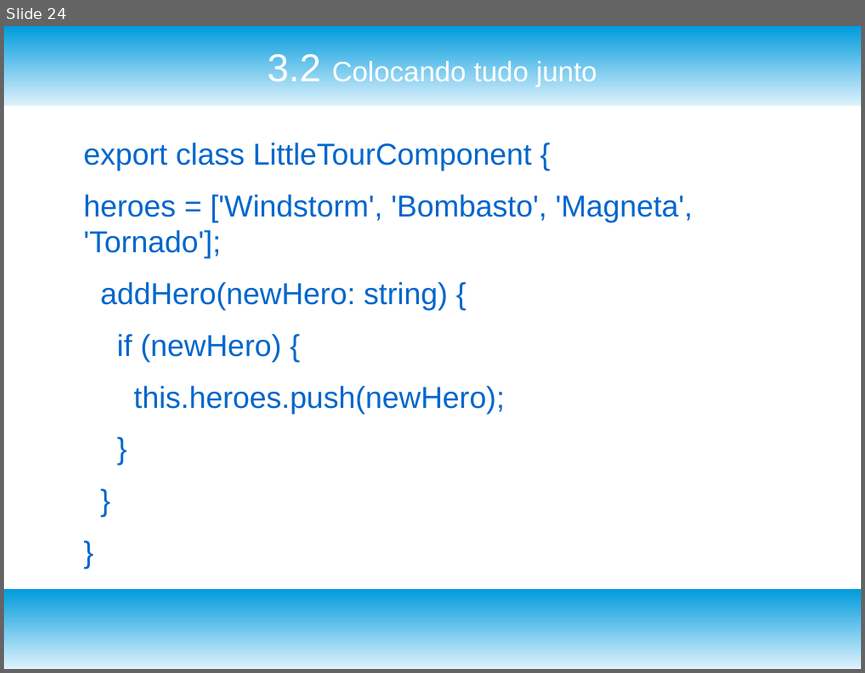
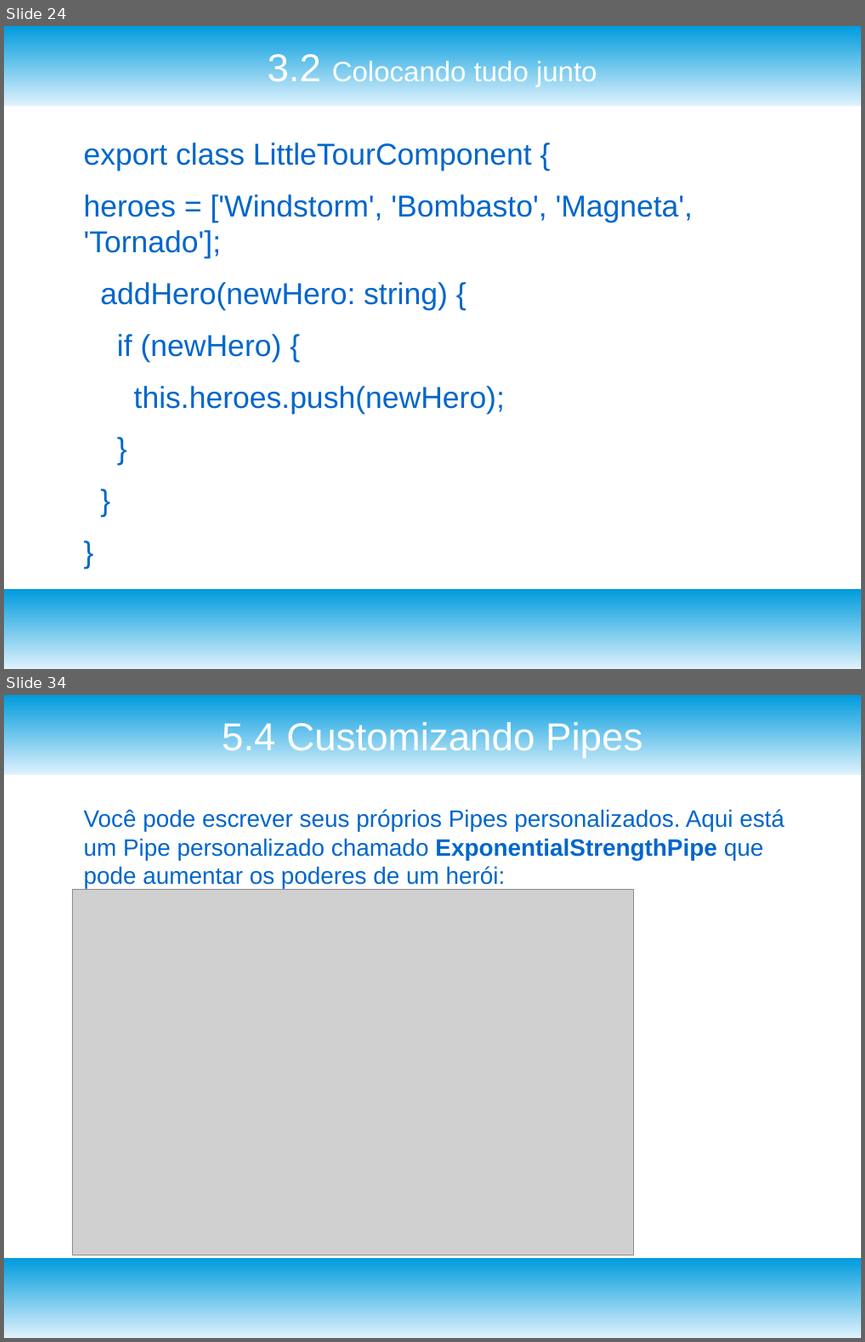
Before and after one commit to josivanribeiro/treinamentoangular, a slide deck: TreinamentoAngular_Aula_3.odp. Shown one above the other, each under a label of ours: slide 24 before the commit, slides 24 and 34 after it; the slides between them are not shown. The pictures are 865x673 and 865x1342 pixels, drawn with LibreOffice and Linux fonts; fonts in the diff are those of the drawing; grey boxes stand for pictures. Boxes give left, top, right and bottom in pixels: in the first picture for what was removed or moved away, otherwise in the second. Text is boxed around its words. In the diff, an @@ line names an element or a change of style, - is before the commit and + after.

```diff
--- a/TreinamentoAngular_Aula_3.odp
+++ b/TreinamentoAngular_Aula_3.odp
@@ slide 34 added at <box>4,695,861,1338</box>, background #FFFFFF; not listed: 2 template elements that a slide beside it also shows @@
@@ title added at <box>222,721,642,759</box>, 36 pt, text #FFFFFF @@
+5.4 Customizando Pipes
@@ text added at <box>84,809,784,889</box>, 22 pt, text #0066CC @@
+Você pode escrever seus próprios Pipes personalizados. Aqui está um Pipe personalizado chamado ExponentialStrengthPipe que pode aumentar os poderes de um herói:
@@ picture added at <box>72,890,634,1255</box> @@
```
Also in this commit, not shown: 5 slides changed, 21 other slides added, 14 other files.
